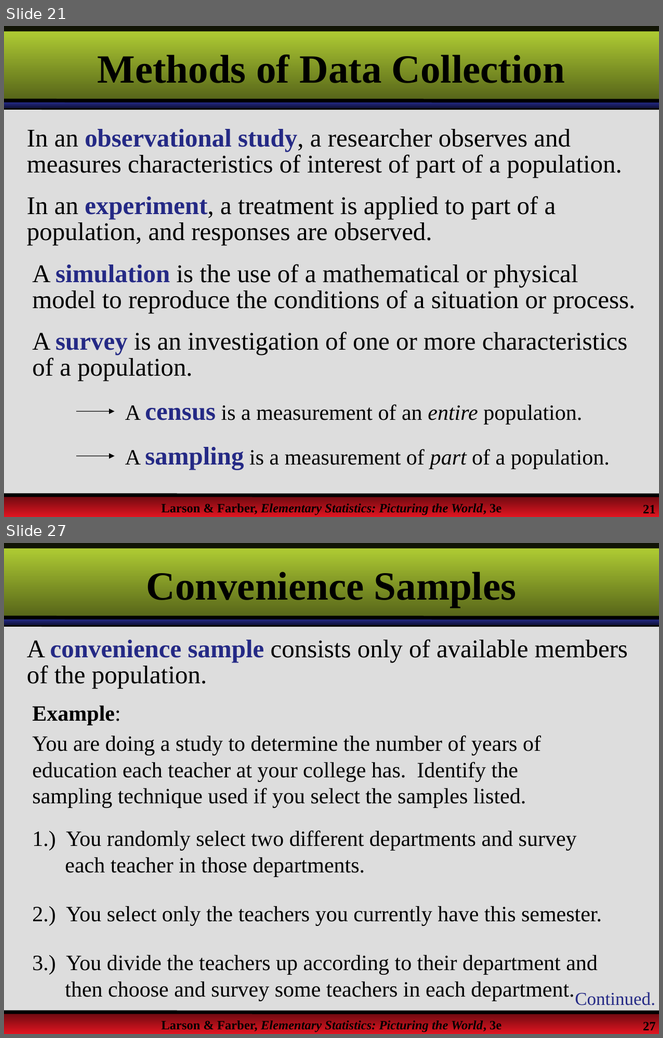
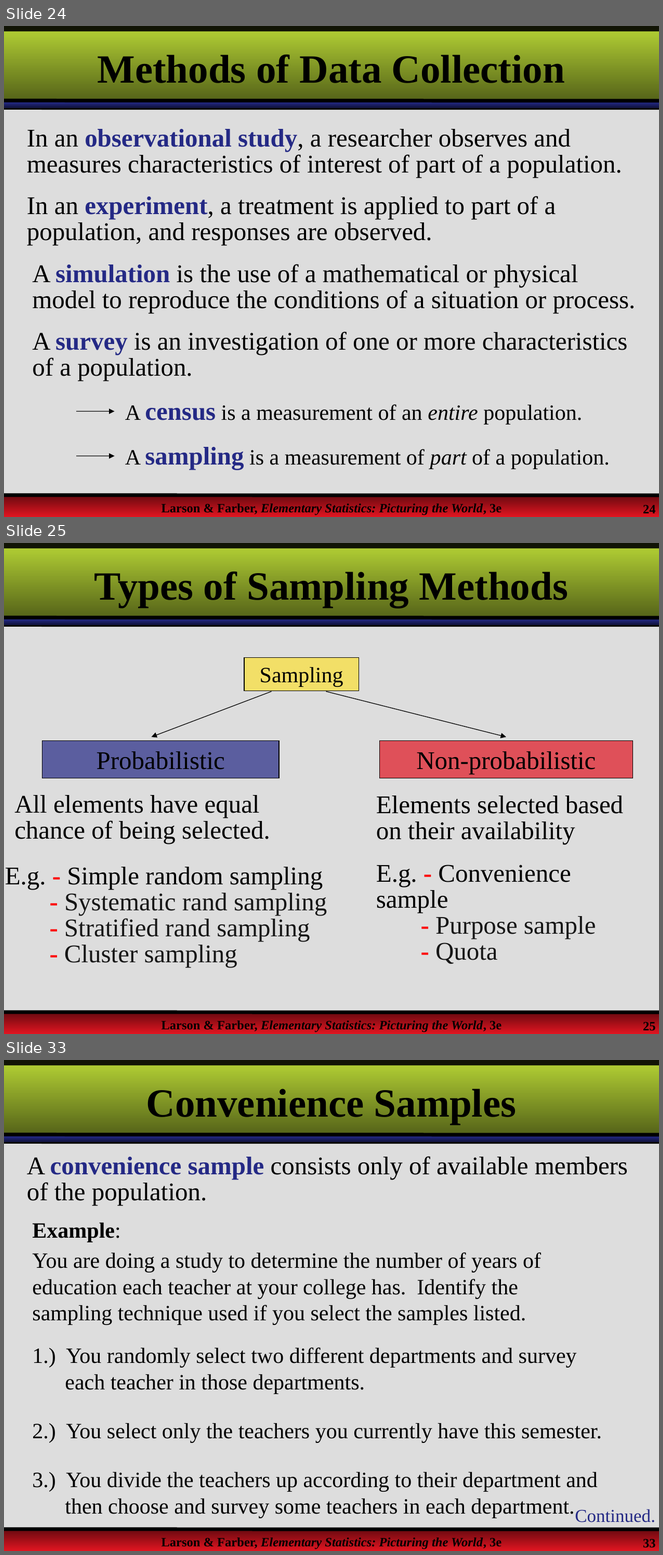
Before and after one commit to MMabaso/Quantitative-Techniques-Lecture, a slide deck: QTS105D/Lecture1.pptx. Shown one above the other, each under a label of ours: slides 21 and 27 before the commit, slides 24, 25 and 33 after it; the slides between them are not shown. The pictures are 663x1038 and 663x1555 pixels, drawn with LibreOffice and Linux fonts; fonts in the diff are those of the drawing; background and template pictures are left out. Boxes give left, top, right and bottom in pixels: in the first picture for what was removed or moved away, otherwise in the second. Text is boxed around its words. In the diff, an @@ line names an element or a change of style, - is before the commit and + after.

```diff
--- a/QTS105D/Lecture1.pptx
+++ b/QTS105D/Lecture1.pptx
@@ slide 25 added at (4, 543, 659, 1034), background picture (left out); not listed: 9 template elements that a slide beside it also shows @@
@@ title added at (94, 568, 568, 607), 44 pt, text #000000, bold @@
+Types of Sampling Methods
@@ rectangle added at (244, 657, 359, 691), fill #FBE136 at 70% opacity, outline #000000 0.75 pt, 24 pt, text #000000 @@
+Sampling
@@ arrow added from (271, 692) to (152, 737), #000000 0.75 pt @@
@@ arrow added from (326, 692) to (506, 737), #000000 0.75 pt @@
@@ rectangle added at (42, 741, 279, 778), fill #242985 at 70% opacity, outline #000000 0.75 pt, 28 pt, text #000000 @@
+Probabilistic
@@ rectangle added at (379, 741, 633, 778), fill #E11521 at 70% opacity, outline #000000 0.75 pt, 28 pt, text #000000 @@
+Non-probabilistic
@@ text added at (14, 795, 270, 844), 28 pt, text #000000 @@
+All elements have equal chance of being selected.
@@ text added at (376, 796, 623, 845), 28 pt, text #000000 @@
+Elements selected based on their availability
@@ text added at (5, 867, 327, 968), 28 pt, text #161616 @@
+E.g. - Simple random sampling
+- Systematic rand sampling
+- Stratified rand sampling
+- Cluster sampling
@@ text added at (376, 865, 596, 964), 28 pt, text #000000 @@
+E.g. - Convenience sample
+- Purpose sample
+- Quota
@@ what was slide 21 is now slide 24 @@
@@ page number at (643, 505, 656, 516): text changed @@
-21
+24
@@ what was slide 27 is now slide 33 @@
@@ page number at (643, 1539, 656, 1550): text changed @@
-27
+33
```
Also in this commit, not shown: 10 slides changed, 8 other slides added, 2 slides removed.
